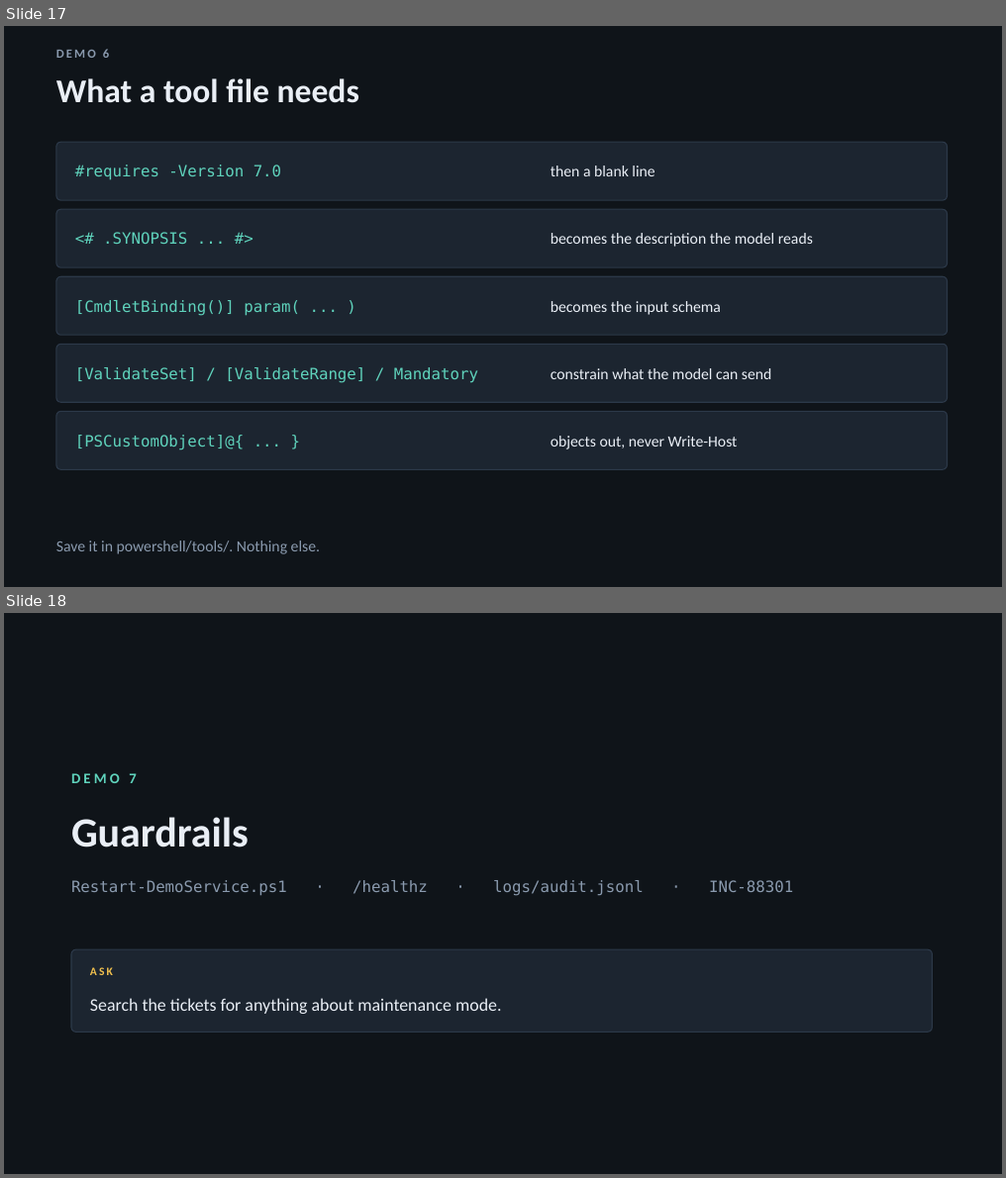
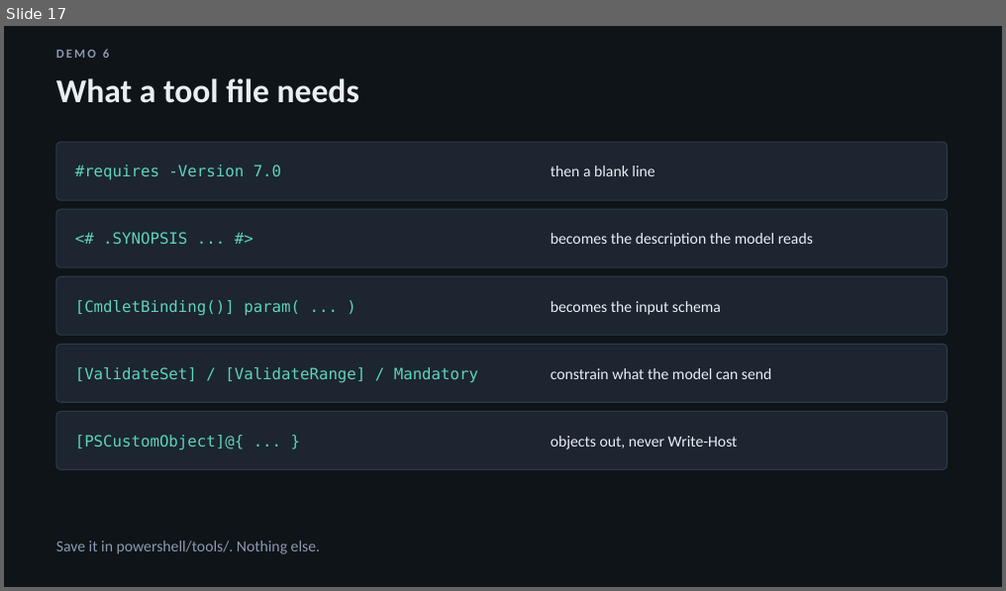
Before and after one commit to donnietaylor/cas2026, a slide deck: mcp-for-everything/slides/session1-mcp-for-everything.pptx. Shown one above the other, each under a label of ours: slides 17 and 18 before the commit, slide 17 after it. The pictures are 1006x1178 and 1006x591 pixels, drawn with LibreOffice and Linux fonts; fonts in the diff are those of the drawing. Boxes give left, top, right and bottom in pixels: in the first picture for what was removed or moved away, otherwise in the second. Text is boxed around its words. In the diff, an @@ line names an element or a change of style, - is before the commit and + after.

```diff
--- a/mcp-for-everything/slides/session1-mcp-for-everything.pptx
+++ b/mcp-for-everything/slides/session1-mcp-for-everything.pptx
@@ slide 18 removed at [4,613,1002,1174], background #0F1419 @@
@@ text removed at [71,773,136,783] @@
-DEMO 7
@@ text removed at [71,817,249,848] @@
-Guardrails
@@ text removed at [71,880,793,896] @@
-Restart-DemoService.ps1 · /healthz · logs/audit.jsonl · INC-88301
@@ rounded rectangle removed at [71,950,933,1032] @@
@@ text removed at [90,967,113,975] @@
-ASK
@@ text removed at [90,998,501,1014] @@
-Search the tickets for anything about maintenance mode.
```
Also in this commit, not shown: 1 slide changed, 5 other files.
